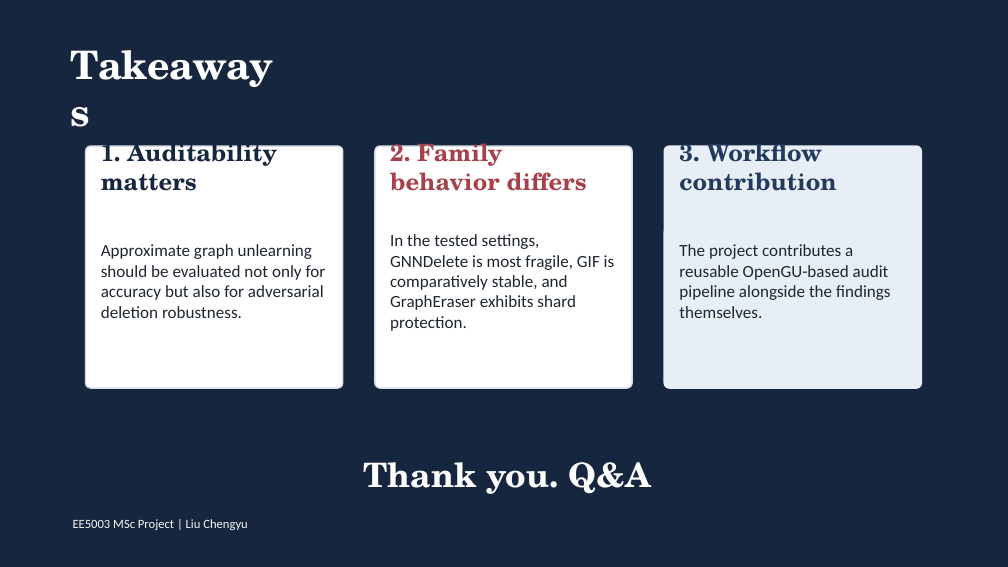
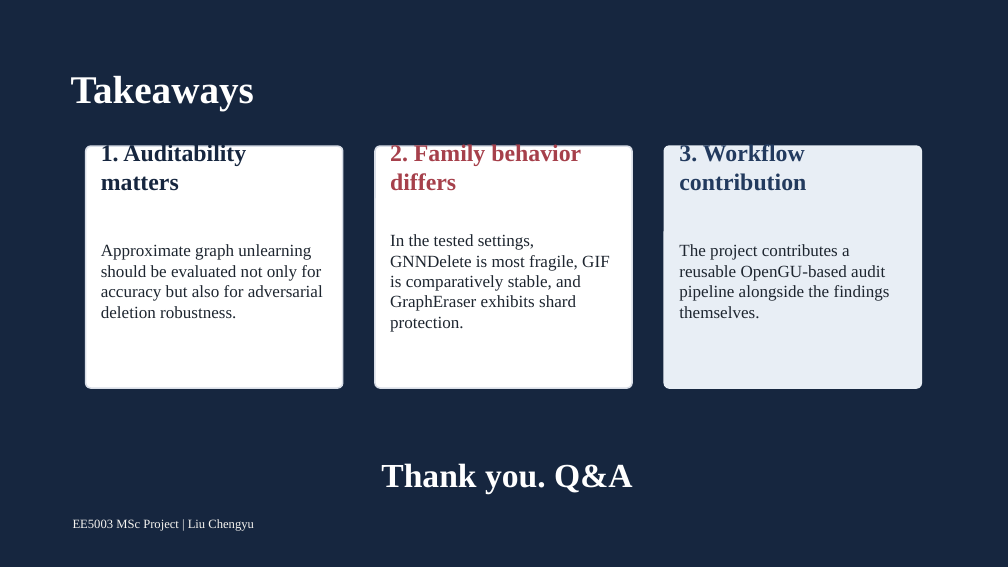
Before and after one commit to lelelelelelelelelelelelele/OpenGU, a slide deck: slide 13 of GULib-master/report/0417_5003report/ppt/out-test/final_15min_defense.pptx. Drawn at 1008x567 pixels with LibreOffice and Linux fonts; fonts in the diff are those of the drawing. Boxes give left, top, right and bottom in pixels: in the first picture for what was removed or moved away, otherwise in the second. Text is boxed around its words. In the diff, an @@ line names an element or a change of style, - is before the commit and + after.

```diff
--- a/GULib-master/report/0417_5003report/ppt/out-test/final_15min_defense.pptx
+++ b/GULib-master/report/0417_5003report/ppt/out-test/final_15min_defense.pptx
@@ font TeX Gyre Schola to Times New Roman in 5 elements at bbox=[71, 75, 254, 110], bbox=[101, 142, 246, 191], bbox=[390, 142, 581, 191], bbox=[679, 142, 806, 191], bbox=[381, 463, 632, 493] @@
@@ font Calibri to Times New Roman in 4 elements at bbox=[101, 244, 323, 318], bbox=[390, 234, 610, 332], bbox=[679, 244, 890, 318], bbox=[73, 519, 254, 531] @@
```
Also in this commit, not shown: 13 other slides changed, 21 other files.
